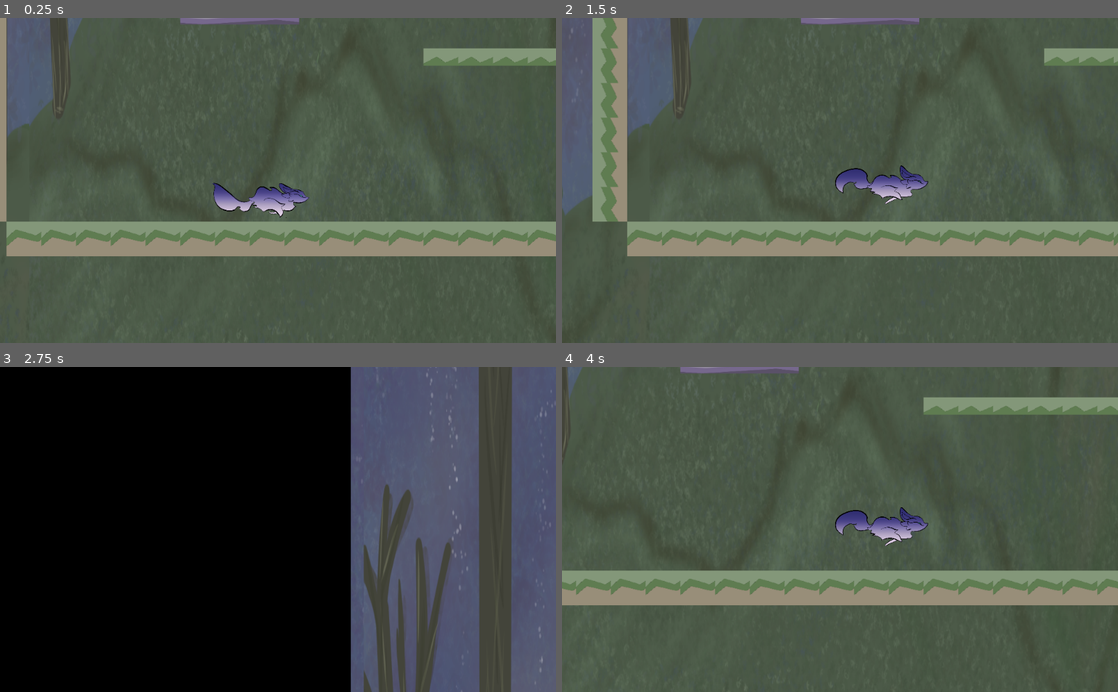
Above: before the commit, frames 1-4 (two rows, left to right).
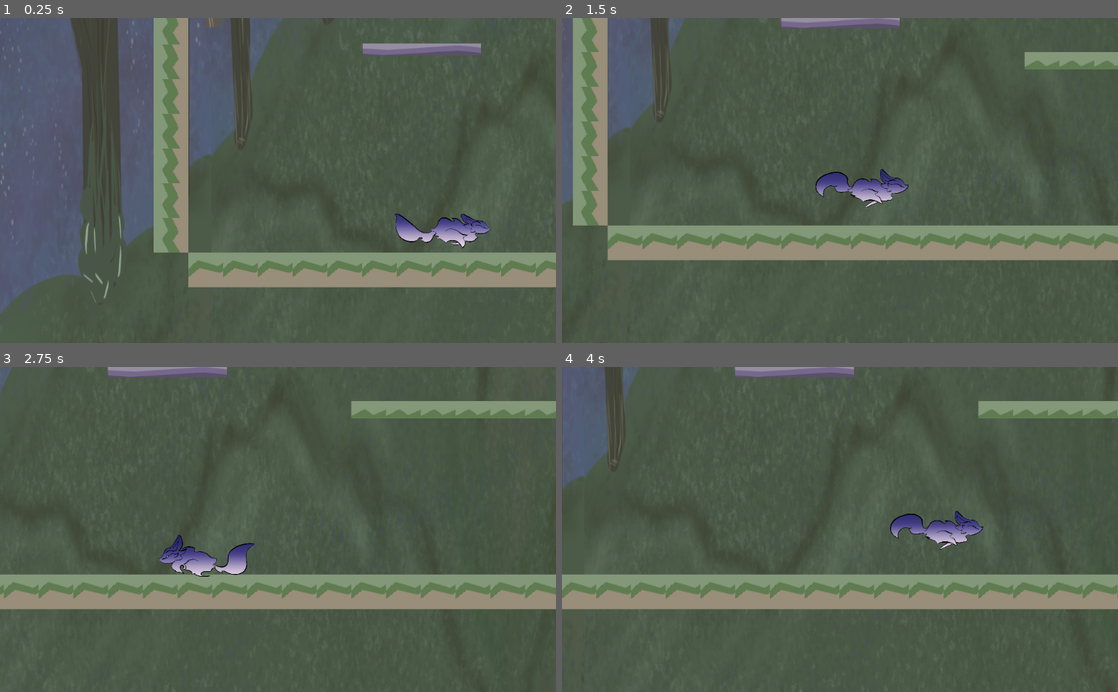
Above: after the commit, the same moments.

Repository: yeetables/Gami
Game: Godot game, scene res://Scenes/World.tscn
The game is run twice, just before and just after one commit, with the same random seed, the same clock (stepped at 60 frames per second) and the same inputs.
Inputs (mouse positions are in pixels of both pictures, inside the frame that each line leads up to):
- Up to frame 1 (0.25 s): no input
- Up to frame 2 (1.5 s): move the mouse to (962, 164) at 0.52 s; hold 1 0.53-1.28 s; hold D from 0.53 s (still down); click (962, 164) at 0.67 s; tap Space at 0.77 s; move the mouse to (728, 196) at 1.27 s; tap 2 at 1.35 s; click (728, 196) at 1.42 s
- Up to frame 3 (2.75 s): tap Space at 1.52 s; move the mouse to (333, 458) at 2.02 s; release D at 2.03 s; hold A from 2.03 s (still down); hold 3 from 2.03 s (still down); click (333, 458) at 2.17 s
- Up to frame 4 (4 s): move the mouse to (812, 594) at 2.77 s; release A at 2.78 s; release 3 at 2.78 s; hold D from 2.78 s (still down); tap 1 at 2.85 s; click (812, 594) at 2.92 s; tap Space at 3.02, 3.77 s; move the mouse to (1006, 578) at 3.52 s; hold 2 from 3.53 s (still down); click (1006, 578) at 3.67 s

The runs differ from the first frame. In frame 1, 39% of the frame differs, in the area x 0-100%, y 0-92%; in frame 2, 14%; in frame 3, 92%, in the area x 0-100%, y 0-100%; in frame 4, 12%.

Commit message:
Fixed the camera

Diff:
--- a/src/Scenes/Player.tscn
+++ b/src/Scenes/Player.tscn
@@ -70,32 +70,7 @@
 anims/FoxRun = SubResource( 2 )
 blend_times = [  ]
 
-[node name="Camera2D" type="Camera2D" parent="Body" index="3"]
-
-anchor_mode = 1
-rotating = false
-current = true
-zoom = Vector2( 1, 1 )
-limit_left = -10000000
-limit_top = -10000000
-limit_right = 10000000
-limit_bottom = 10000000
-limit_smoothed = false
-drag_margin_h_enabled = true
-drag_margin_v_enabled = true
-smoothing_enabled = false
-smoothing_speed = 5.0
-offset_v = 0.0
-offset_h = 0.0
-drag_margin_left = 0.2
-drag_margin_top = 0.2
-drag_margin_right = 0.2
-drag_margin_bottom = 0.2
-editor_draw_screen = true
-editor_draw_limits = false
-editor_draw_drag_margin = false
-
-[node name="jumpsound1" type="AudioStreamPlayer" parent="Body" index="4"]
+[node name="jumpsound1" type="AudioStreamPlayer" parent="Body" index="3"]
 
 stream = ExtResource( 3 )
 volume_db = -8.0
--- a/src/Scenes/World.tscn
+++ b/src/Scenes/World.tscn
@@ -34,14 +34,13 @@
 collision_mask = 1
 collision/safe_margin = 0.08
 script = ExtResource( 2 )
-_sections_unfolded = [ "Material", "Pause", "Z Index" ]
+_sections_unfolded = [ "Material", "Pause", "Transform", "Z Index", "collision" ]
 
 [node name="Camera2D" type="Camera2D" parent="Camera" index="0"]
 
-position = Vector2( -1941.07, -98.9078 )
 anchor_mode = 1
 rotating = false
-current = false
+current = true
 zoom = Vector2( 1, 1 )
 limit_left = -10000000
 limit_top = -10000000
@@ -61,7 +60,7 @@
 editor_draw_screen = true
 editor_draw_limits = false
 editor_draw_drag_margin = false
-_sections_unfolded = [ "Visibility" ]
+_sections_unfolded = [ "Transform", "Visibility" ]
 
 [node name="TileMap" type="TileMap" parent="." index="2"]
 
@@ -131,8 +130,6 @@
 
 [node name="Spikes" type="Node2D" parent="." index="5"]
 
-editor/display_folded = true
-
 [node name="spike" parent="Spikes" index="0" instance=ExtResource( 5 )]
 
 position = Vector2( 487.354, 588.151 )
--- a/src/Scripts/CameraMan.gd
+++ b/src/Scripts/CameraMan.gd
@@ -23,6 +23,10 @@
 		velocity = (target - position).normalized() * speed
 		if(target - position).length() > 5:
 			move_and_slide(velocity)
+		if(target - position).length() < 500 and (target - position).length() > 5:
+			velocity = (target - position).normalized() * (target-position).length()
+			move_and_slide(velocity)
+			#position = target
 	else:
 		#print("camera")
 		velocity.y = 0
--- a/src/Scripts/spike.gd
+++ b/src/Scripts/spike.gd
@@ -23,13 +23,13 @@
 		count = 0
 		die = false
 		Global.respawn_player()
-		get_node("/root/World/Camera/Camera2D").current = false
-		get_node("/root/World/Player/Body/Camera2D").current = true
+		#get_node("/root/World/Camera/Camera2D").current = false
+		#get_node("/root/World/Player/Body/Camera2D").current = true
 
 func _on_Area2D_body_entered(body):
 	if body.is_in_group("player"):
 		print("yooo player should die now")
 		die = true
 		get_node("/root/World/sound/scream").play()
-		get_node("/root/World/Camera/Camera2D").current = true
-		get_node("/root/World/Player/Body/Camera2D").current = false
+		#get_node("/root/World/Camera/Camera2D").current = true
+		#get_node("/root/World/Player/Body/Camera2D").current = false
